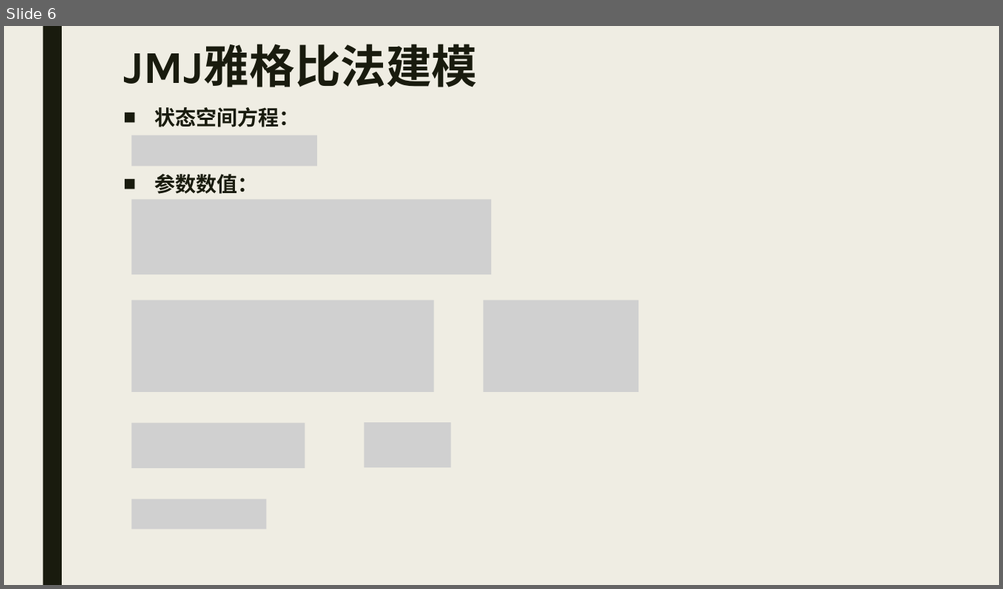
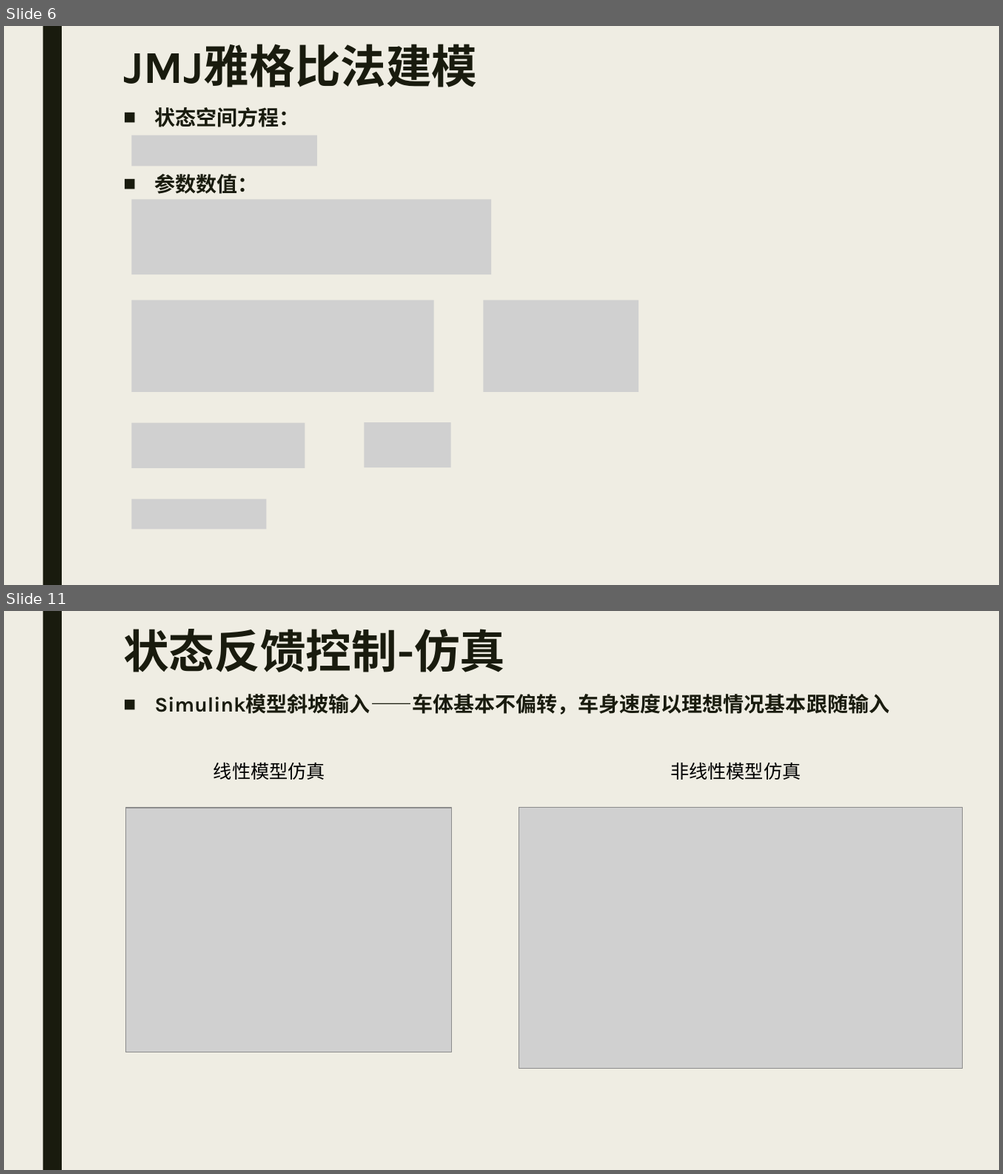
Before and after one commit to ZeroWeight/LC, a slide deck: Project/Pro1/Control_1.pptx. Shown one above the other, each under a label of ours: slide 6 before the commit, slides 6 and 11 after it; the slides between them are not shown. The pictures are 1003x589 and 1003x1174 pixels, drawn with LibreOffice and Linux fonts; fonts in the diff are those of the drawing; grey boxes stand for pictures. Boxes give left, top, right and bottom in pixels: in the first picture for what was removed or moved away, otherwise in the second. Text is boxed around its words. In the diff, an @@ line names an element or a change of style, - is before the commit and + after.

```diff
--- a/Project/Pro1/Control_1.pptx
+++ b/Project/Pro1/Control_1.pptx
@@ slide 11 added at [4,611,999,1170], background #EFEDE3; not listed: 1 template element that a slide beside it also shows @@
@@ title added at [123,629,505,672], 44 pt, text #191B0E, bold @@
+状态反馈控制-仿真
@@ text added at [155,694,890,715], 20 pt, text #191B0E, bold @@
+■ Simulink模型斜坡输入——车体基本不偏转，车身速度以理想情况基本跟随输入
@@ text added at [213,762,325,780], 18 pt, text #000000 @@
+线性模型仿真
@@ text added at [670,762,800,780], 18 pt, text #000000 @@
+非线性模型仿真
@@ picture added at [125,808,452,1053] @@
@@ picture added at [519,808,963,1069] @@
```
Also in this commit, not shown: 5 other slides added, 9 other files.
